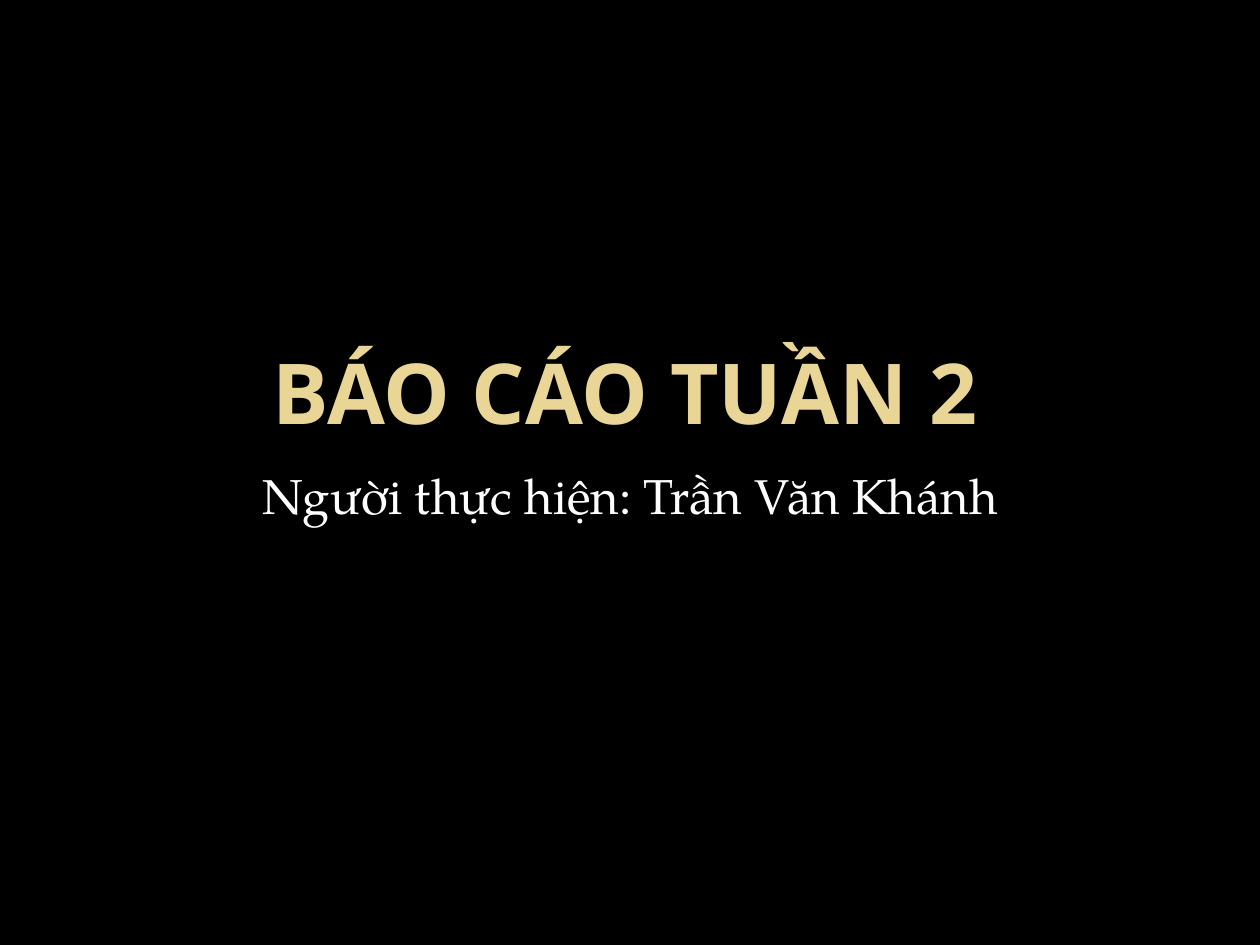
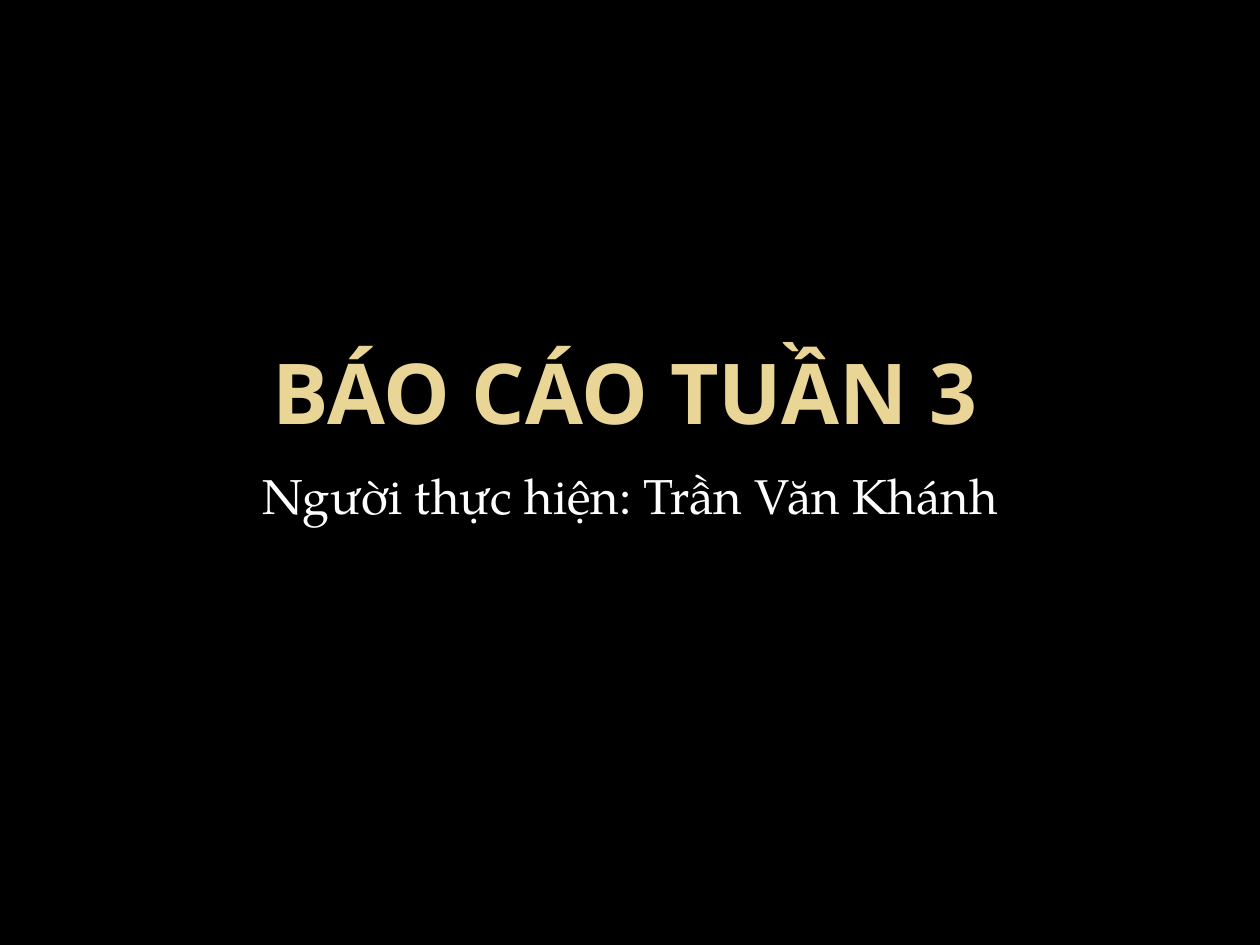
Before and after one commit to CloudFERMI-IoTs/interns201806-2, a slide deck: slide 1 of TranVanKhanh/Report-week3.pptx. Drawn at 1260x945 pixels with LibreOffice and Linux fonts; fonts in the diff are those of the drawing; background and template pictures are left out. Boxes give left, top, right and bottom in pixels: in the first picture for what was removed or moved away, otherwise in the second. Text is boxed around its words. In the diff, an @@ line names an element or a change of style, - is before the commit and + after.

```diff
--- a/TranVanKhanh/Report-week3.pptx
+++ b/TranVanKhanh/Report-week3.pptx
@@ title at box(272, 345, 977, 425): text changed @@
-BÁO CÁO TUẦN 2
+BÁO CÁO TUẦN 3
```
Also in this commit, not shown: 4 other files.
